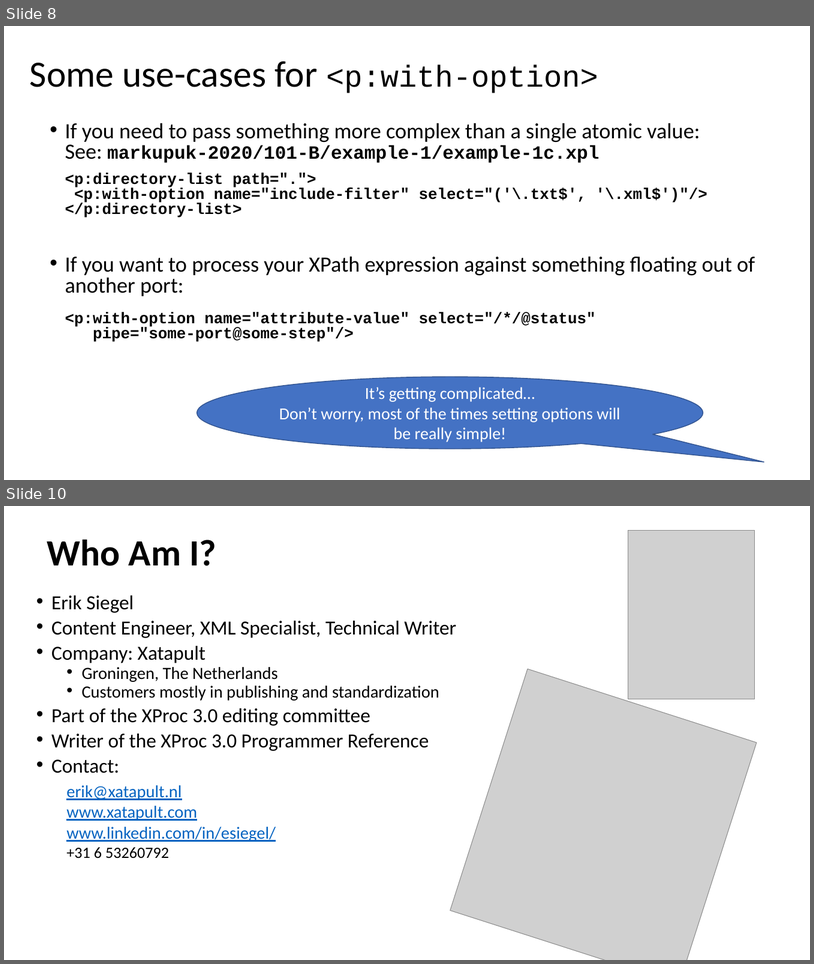
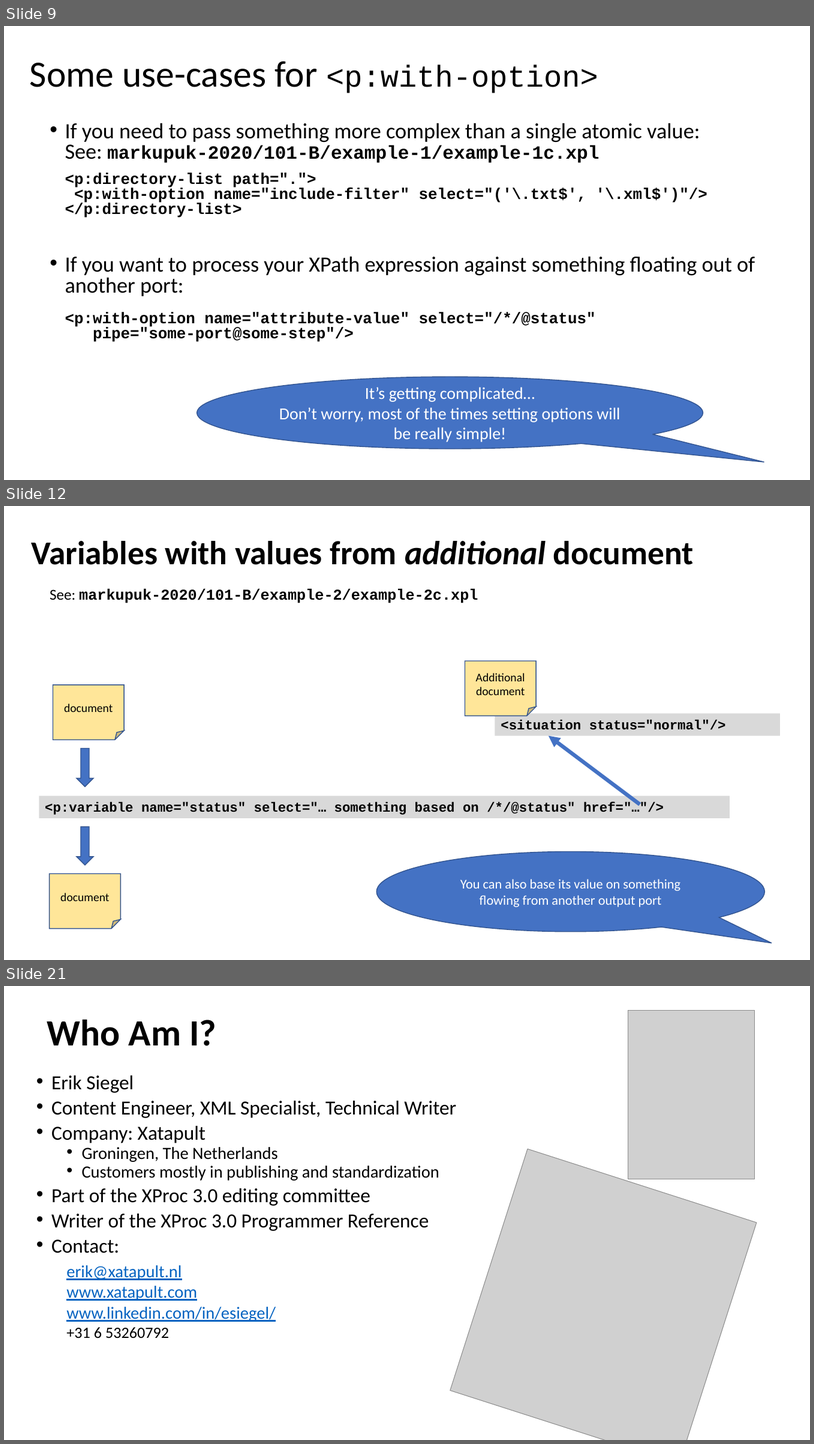
Before and after one commit to xatapult/markupuk-2020, a slide deck: 101-B/presentation/markupuk-2020-101-B.pptx. Shown one above the other, each under a label of ours: slides 8 and 10 before the commit, slides 9, 12 and 21 after it; the slides between them are not shown. The pictures are 814x964 and 814x1444 pixels, drawn with LibreOffice and Linux fonts; fonts in the diff are those of the drawing; grey boxes stand for pictures; background and template pictures are left out. Boxes give left, top, right and bottom in pixels: in the first picture for what was removed or moved away, otherwise in the second. Text is boxed around its words. In the diff, an @@ line names an element or a change of style, - is before the commit and + after.

```diff
--- a/101-B/presentation/markupuk-2020-101-B.pptx
+++ b/101-B/presentation/markupuk-2020-101-B.pptx
@@ slide 12 added at (x1=4, y1=506, x2=810, y2=960), background #FFFFFF @@
@@ title added at (x1=31, y1=541, x2=694, y2=565), 39.6 pt, text #000000, bold @@
+Variables with values from additional document
@@ text added at (x1=50, y1=589, x2=478, y2=603), 18 pt, text #000000, bold @@
+See: markupuk-2020/101-B/example-2/example-2c.xpl
@@ folded corner added at (x1=465, y1=661, x2=536, y2=716), fill #FFE699, outline #325491 1 pt, 14 pt, text #000000 @@
+Additional
+document
@@ folded corner added at (x1=53, y1=685, x2=125, y2=740), fill #FFE699, outline #325491 1 pt, 14 pt, text #000000 @@
+document
@@ rectangle added at (x1=495, y1=714, x2=781, y2=736), fill #D9D9D9, 16 pt, text #000000, bold @@
+<situation status="normal"/>
@@ arrow added from (641, 804) to (549, 736), #4472C4 4.5 pt @@
@@ down arrow added at (x1=77, y1=748, x2=93, y2=786), fill #4472C4, outline #325491 1 pt @@
@@ rectangle added at (x1=39, y1=796, x2=731, y2=818), fill #D9D9D9, 16 pt, text #000000, bold @@
+<p:variable name="status" select="… something based on /*/@status" href="…"/>
@@ down arrow added at (x1=77, y1=826, x2=93, y2=865), fill #4472C4, outline #325491 1 pt @@
@@ speech bubble added at (x1=377, y1=852, x2=765, y2=931), fill #4472C4, outline #325491 1 pt, 16 pt, text #FFFFFF @@
+You can also base its value on something flowing from another output port
@@ folded corner added at (x1=50, y1=873, x2=121, y2=928), fill #FFE699, outline #325491 1 pt, 14 pt, text #000000 @@
+document
@@ what was slide 8 is now slide 9 @@
@@ what was slide 10 is now slide 21 @@
```
Also in this commit, not shown: 3 slides changed, 10 other slides added, 13 other files.
